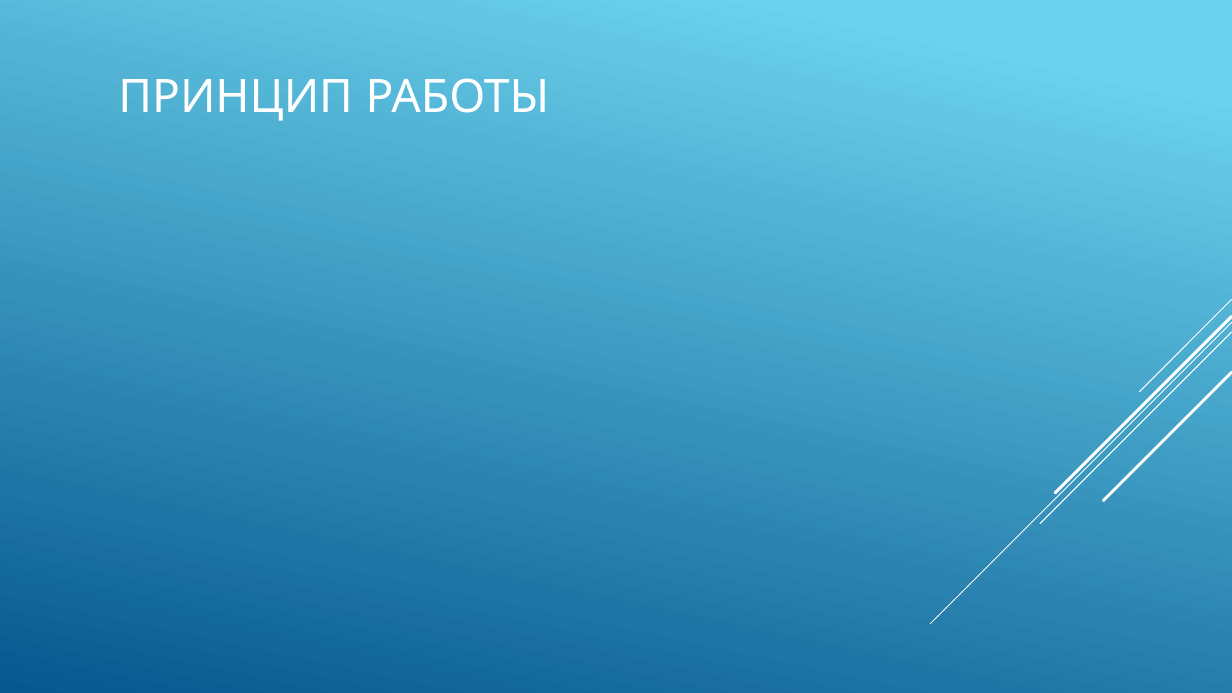
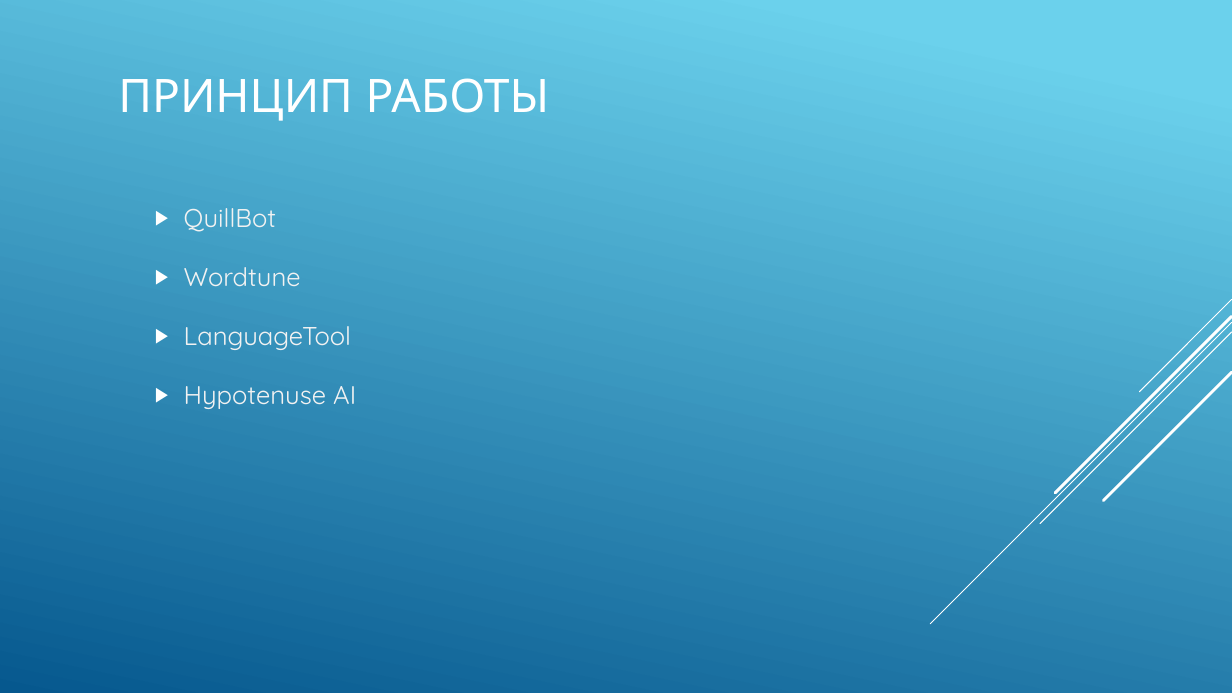
Before and after one commit to Lerika123/verbalize, a slide deck: slide 9 of СловоВед.pptx (slide 10 before the commit). Drawn at 1232x693 pixels with LibreOffice and Linux fonts; fonts in the diff are those of the drawing. Boxes give left, top, right and bottom in pixels: in the first picture for what was removed or moved away, otherwise in the second. Text is boxed around its words. In the diff, an @@ line names an element or a change of style, - is before the commit and + after.

```diff
--- a/СловоВед.pptx
+++ b/СловоВед.pptx
@@ text added at bbox=[184, 208, 356, 409], 20 pt, text #F2F2F2 @@
+▶ QuillBot
+▶ Wordtune
+▶ LanguageTool
+▶ Hypotenuse AI
```
Also in this commit, not shown: 5 other slides changed, 1 slide removed.
